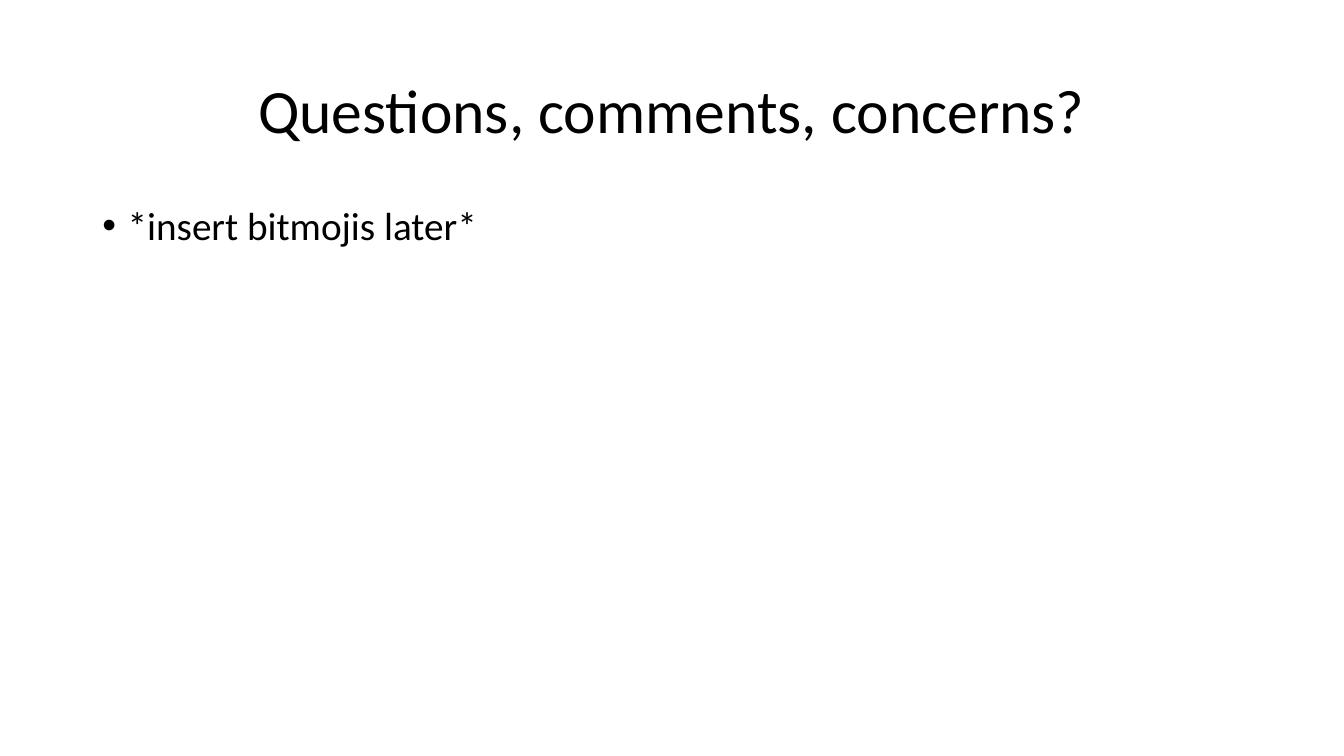
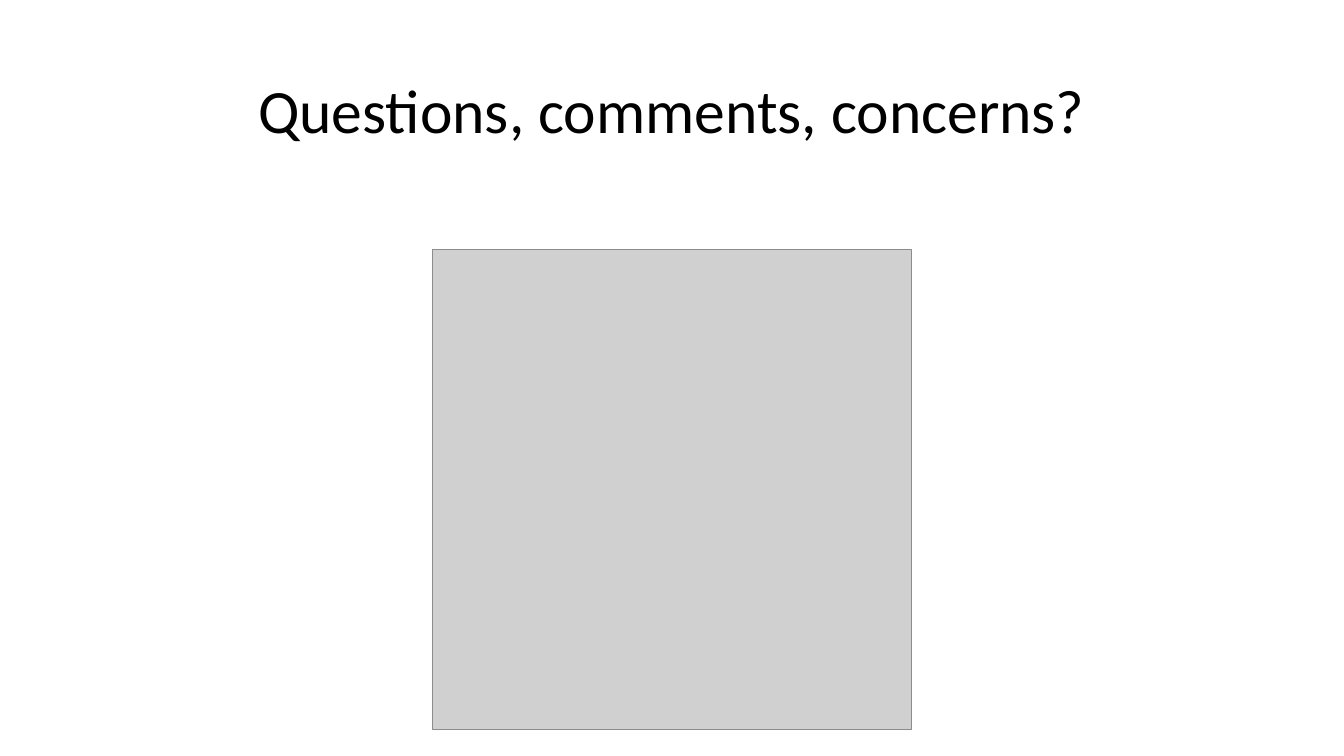
Before and after one commit to DillWithIt77/D2P-Spring-2021, a slide deck: slide 9 of Trees Get Degrees.pptx (slide 8 before the commit). Drawn at 1344x756 pixels with LibreOffice and Linux fonts; fonts in the diff are those of the drawing; grey boxes stand for pictures. Boxes give left, top, right and bottom in pixels: in the first picture for what was removed or moved away, otherwise in the second. Text is boxed around its words. In the diff, an @@ line names an element or a change of style, - is before the commit and + after.

```diff
--- a/Trees Get Degrees.pptx
+++ b/Trees Get Degrees.pptx
@@ text removed at [128, 212, 477, 247] @@
-• *insert bitmojis later*
@@ picture added at [433, 250, 912, 730] @@
```
Also in this commit, not shown: 7 other slides changed, 1 slide added.
